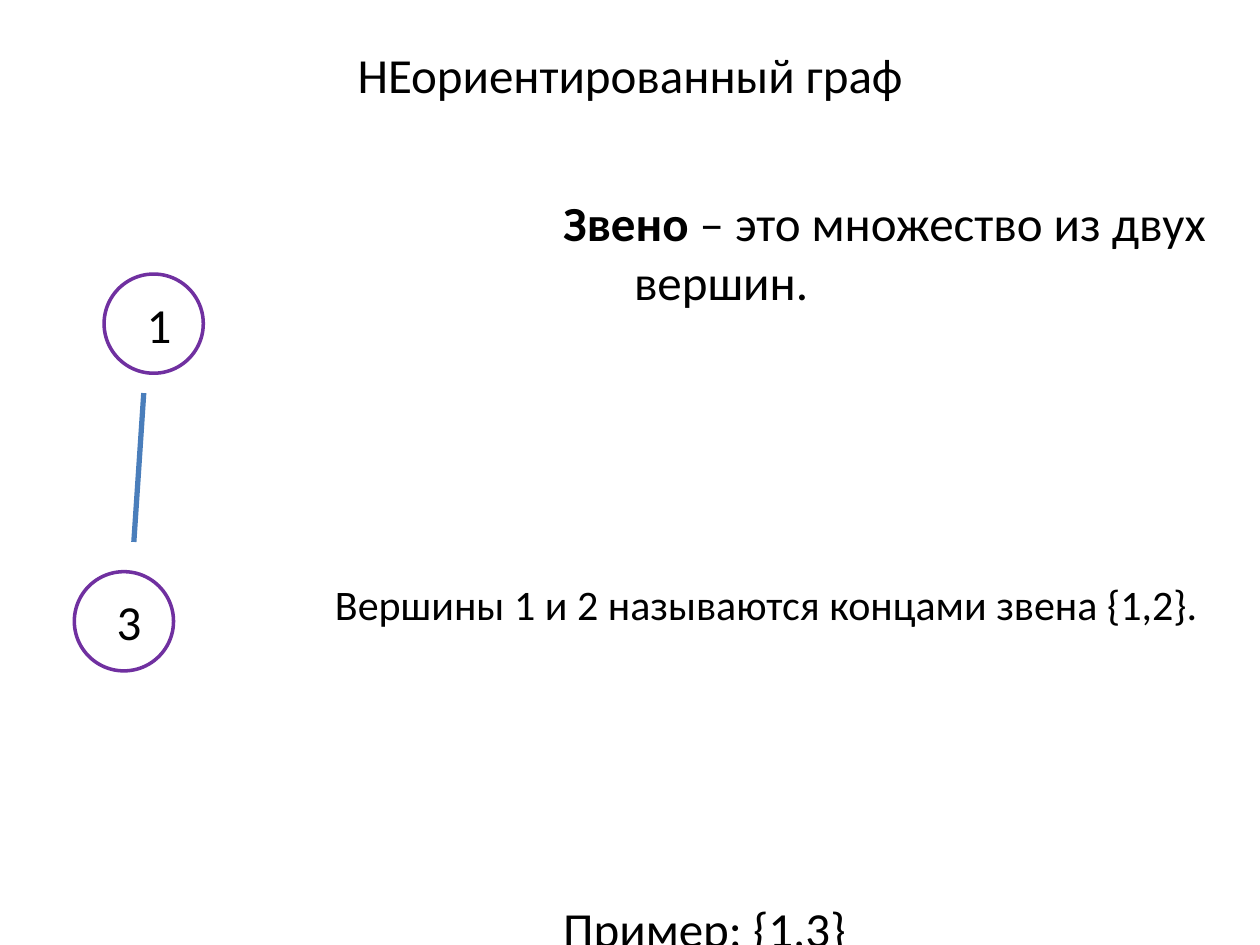
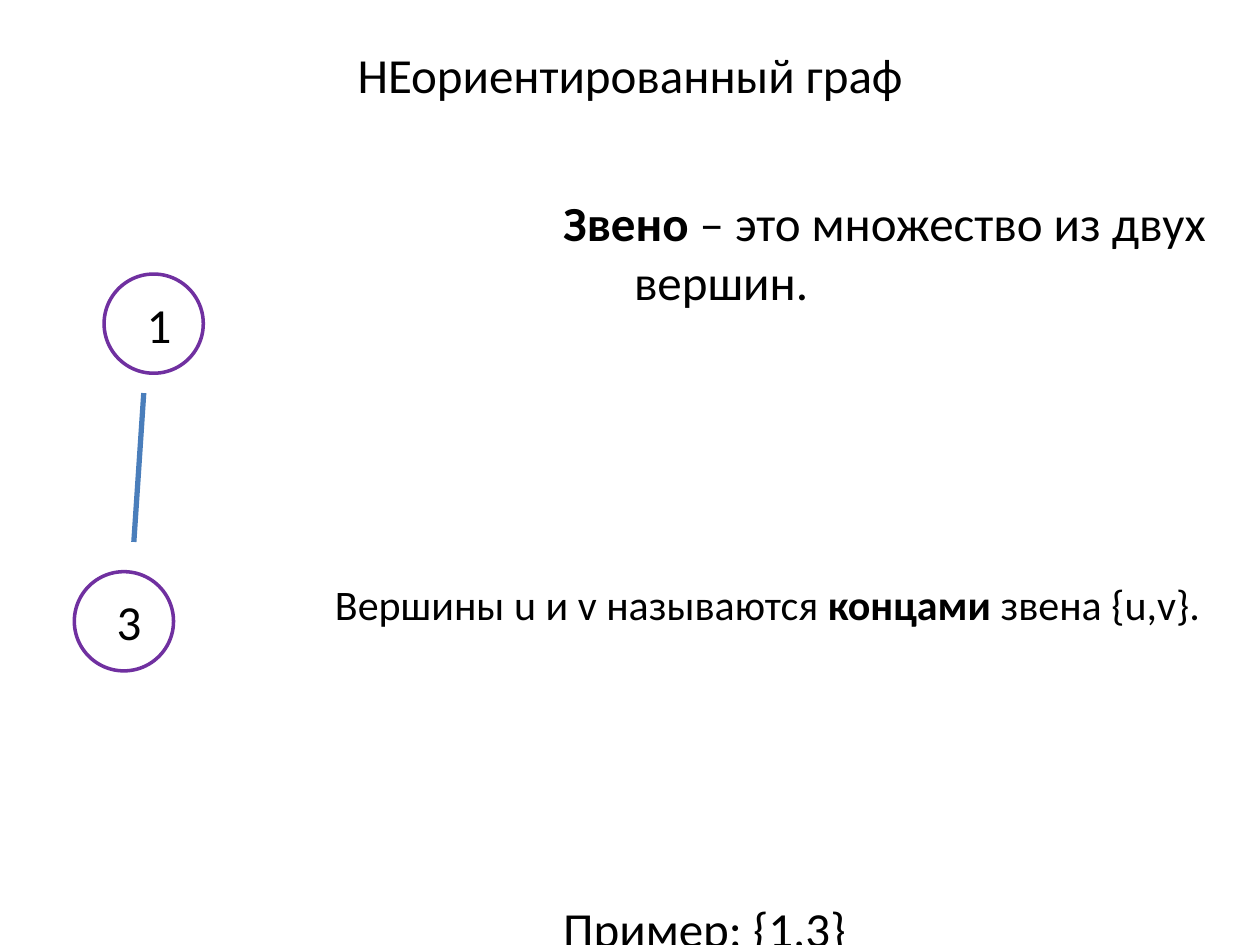
Before and after one commit to SteinbergOB/ANG, a slide deck: slide 26 of Презентации/Лекция 0.pptx. Drawn at 1260x945 pixels with LibreOffice and Linux fonts; fonts in the diff are those of the drawing. Boxes give left, top, right and bottom in pixels: in the first picture for what was removed or moved away, otherwise in the second. Text is boxed around its words. In the diff, an @@ line names an element or a change of style, - is before the commit and + after.

```diff
--- a/Презентации/Лекция 0.pptx
+++ b/Презентации/Лекция 0.pptx
@@ text at [335, 589, 1199, 627]: text changed @@
-Вершины 1 и 2 называются концами звена {1,2}.
+Вершины u и v называются концами звена {u,v}.
```
Also in this commit, not shown: 19 other slides changed, 2 slides removed.
